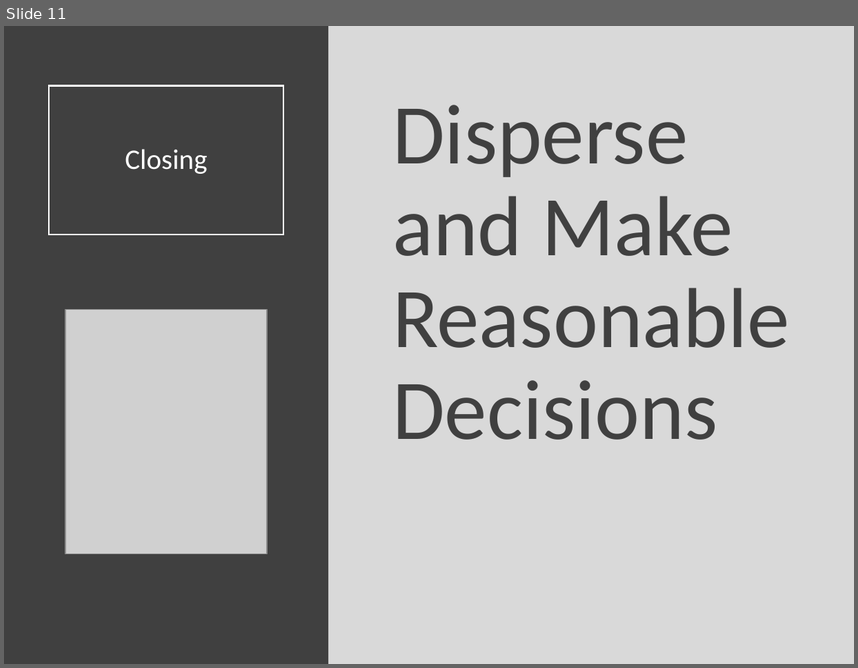
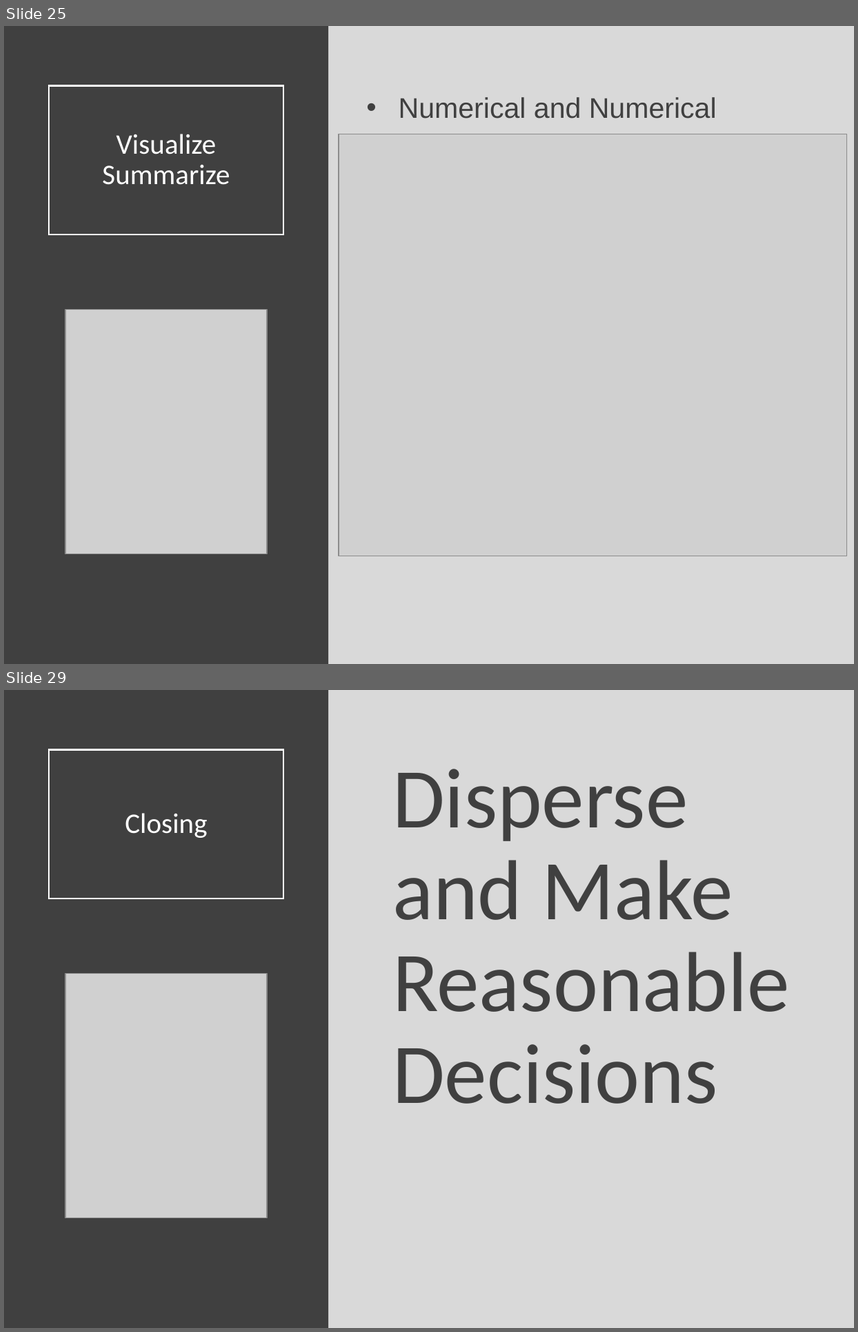
Before and after one commit to Yixf-Self/STOR320_WEBSITE, a slide deck: Lecture/Lecture 8/Lecture 8.pptx. Shown one above the other, each under a label of ours: slide 11 before the commit, slides 25 and 29 after it; the slides between them are not shown. The pictures are 858x668 and 858x1332 pixels, drawn with LibreOffice and Linux fonts; fonts in the diff are those of the drawing; grey boxes stand for pictures. Boxes give left, top, right and bottom in pixels: in the first picture for what was removed or moved away, otherwise in the second. Text is boxed around its words. In the diff, an @@ line names an element or a change of style, - is before the commit and + after.

```diff
--- a/Lecture/Lecture 8/Lecture 8.pptx
+++ b/Lecture/Lecture 8/Lecture 8.pptx
@@ slide 25 added at (4,26,854,664), background #D9D9D9 @@
@@ rectangle added at (4,26,329,664), fill #404040 @@
@@ title added at (49,85,283,234), outline #FFFFFF 1.5 pt, 24 pt, text #FFFFFF @@
+Visualize
+Summarize
@@ text added at (399,97,717,118), 24 pt, text #404040 @@
+• Numerical and Numerical
@@ picture added at (339,134,847,556) @@
@@ picture added at (65,309,267,553) @@
@@ what was slide 11 is now slide 29 @@
```
Also in this commit, not shown: 6 slides changed, 18 other slides added, 1 slide removed, 7 other files.
